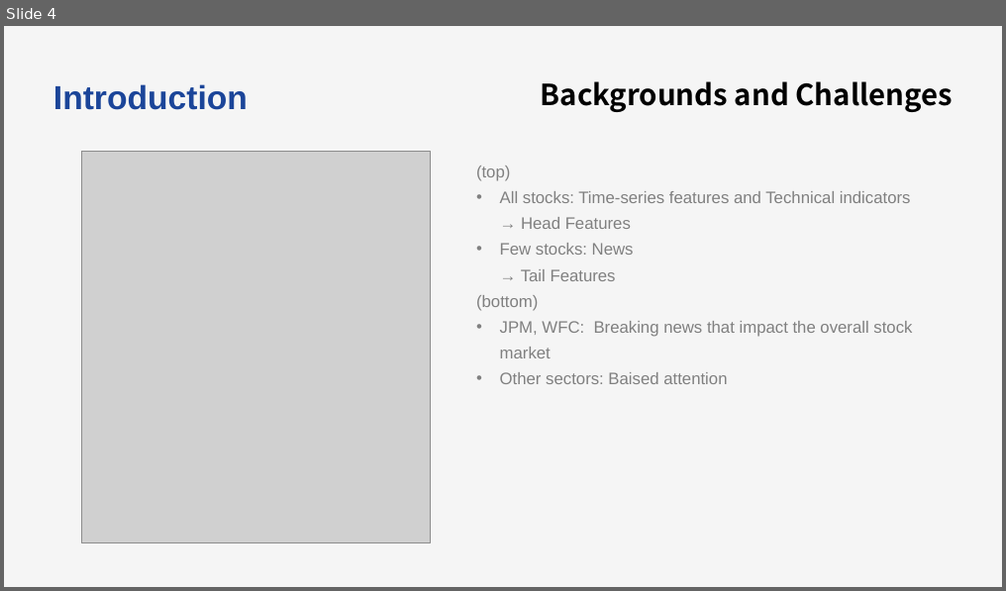
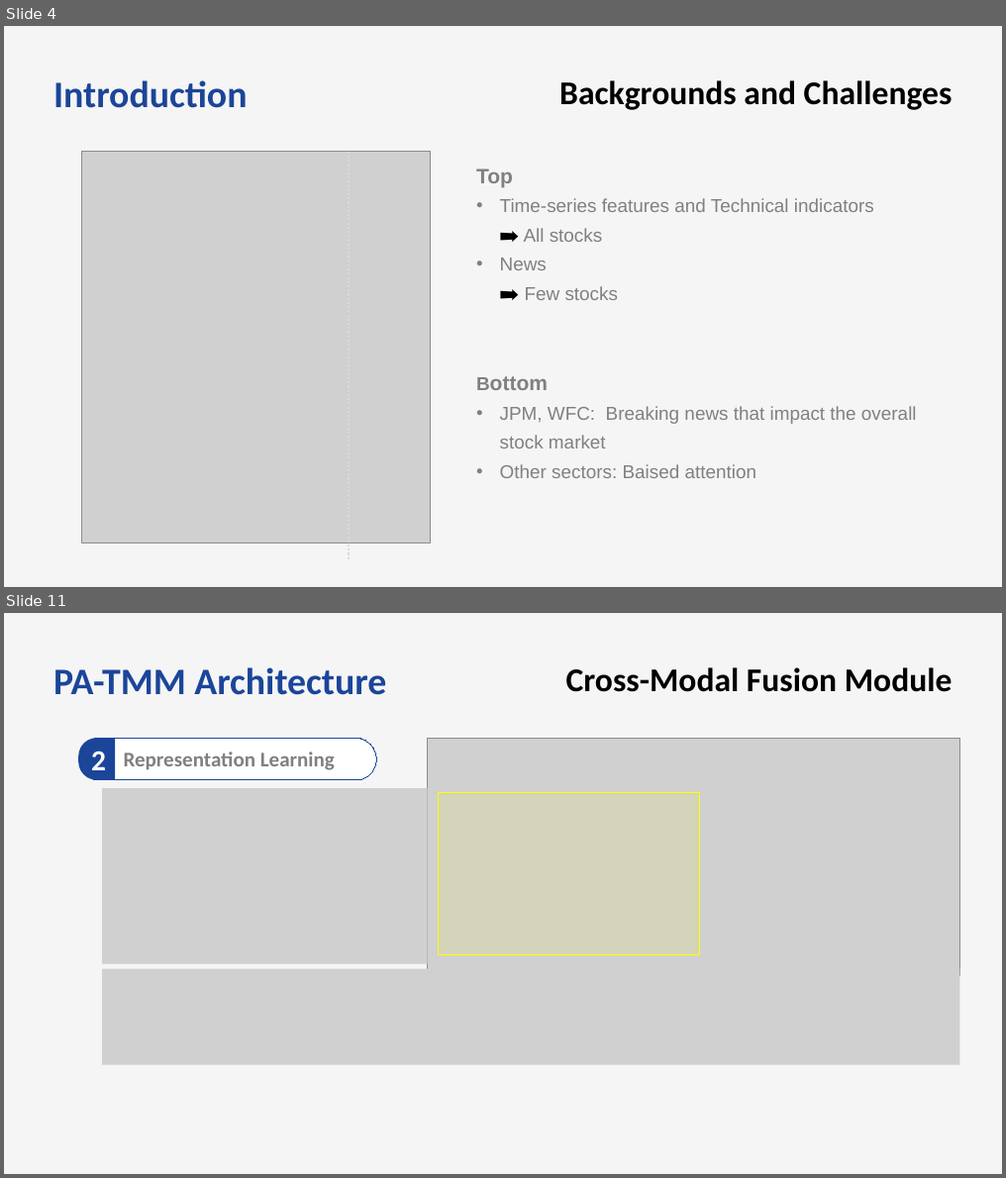
Before and after one commit to bts1991/study, a slide deck: 논문 Review/Others/paper_review.pptx. Shown one above the other, each under a label of ours: slide 4 before the commit, slides 4 and 11 after it; the slides between them are not shown. The pictures are 1006x591 and 1006x1178 pixels, drawn with LibreOffice and Linux fonts; fonts in the diff are those of the drawing; grey boxes stand for pictures. Boxes give left, top, right and bottom in pixels: in the first picture for what was removed or moved away, otherwise in the second. Text is boxed around its words. In the diff, an @@ line names an element or a change of style, - is before the commit and + after.

```diff
--- a/논문 Review/Others/paper_review.pptx
+++ b/논문 Review/Others/paper_review.pptx
@@ slide 11 added at bbox=[4, 613, 1002, 1174], background #F5F5F5 @@
@@ text added at bbox=[54, 667, 386, 695], 36 pt, text #1B4599, bold @@
+PA-TMM Architecture
@@ text added at bbox=[566, 667, 952, 692], 32 pt, text #000000, bold @@
+Cross-Modal Fusion Module
@@ round same rect added at bbox=[78, 739, 115, 780], fill #1B4599, 28 pt, text #FFFFFF, bold @@
+2
@@ rounded rectangle added at bbox=[79, 738, 377, 780], fill #FFFFFF, outline #1B4599 0.75 pt, 20 pt, text #808080, bold @@
+Representation Learning
@@ picture added at bbox=[428, 739, 960, 976] @@
@@ picture added at bbox=[102, 788, 427, 964] @@
@@ rectangle added at bbox=[439, 792, 699, 956], fill #FFFF00 at 10% opacity, outline #FFFF00 0.75 pt @@
@@ picture added at bbox=[102, 969, 960, 1065] @@
@@ slide 4 changed as well @@
@@ text "Introduction" at bbox=[54, 80, 247, 108]: size 32 to 36 pt, font Arial to Calibri @@
@@ text "Backgrounds and Challenges": place and size @@
-text "Backgrounds and Challenges" at bbox=[541, 81, 952, 112]
+text "Backgrounds and Challenges" at bbox=[559, 80, 952, 110]
@@ text "Backgrounds and Challenges" at bbox=[559, 80, 952, 110]: size 28 to 32 pt, font Noto Sans CJK KR to Calibri @@
@@ line added from (349, 152) to (349, 562), #D9D9D9 2 pt dashed @@
@@ text at bbox=[476, 169, 874, 300]: text changed; size 16 to 18 pt @@
-  (top)
-  • All stocks: Time-series features and Technical indicators
-    → Head Features
-  • Few stocks: News
-    → Tail Features
-  (bottom)
+  Top
+  • Time-series features and Technical indicators
+    ➡️ All stocks
+  • News
+    ➡️ Few stocks
+  Bottom
@@ text at bbox=[500, 406, 917, 478]: size 16 to 18 pt in "JPM, WFC: Breaking news that impact the ...", "Other sectors: Baised attention" @@
```
Also in this commit, not shown: 3 other slides changed, 9 other slides added, 1 slide removed, 1 other file.
